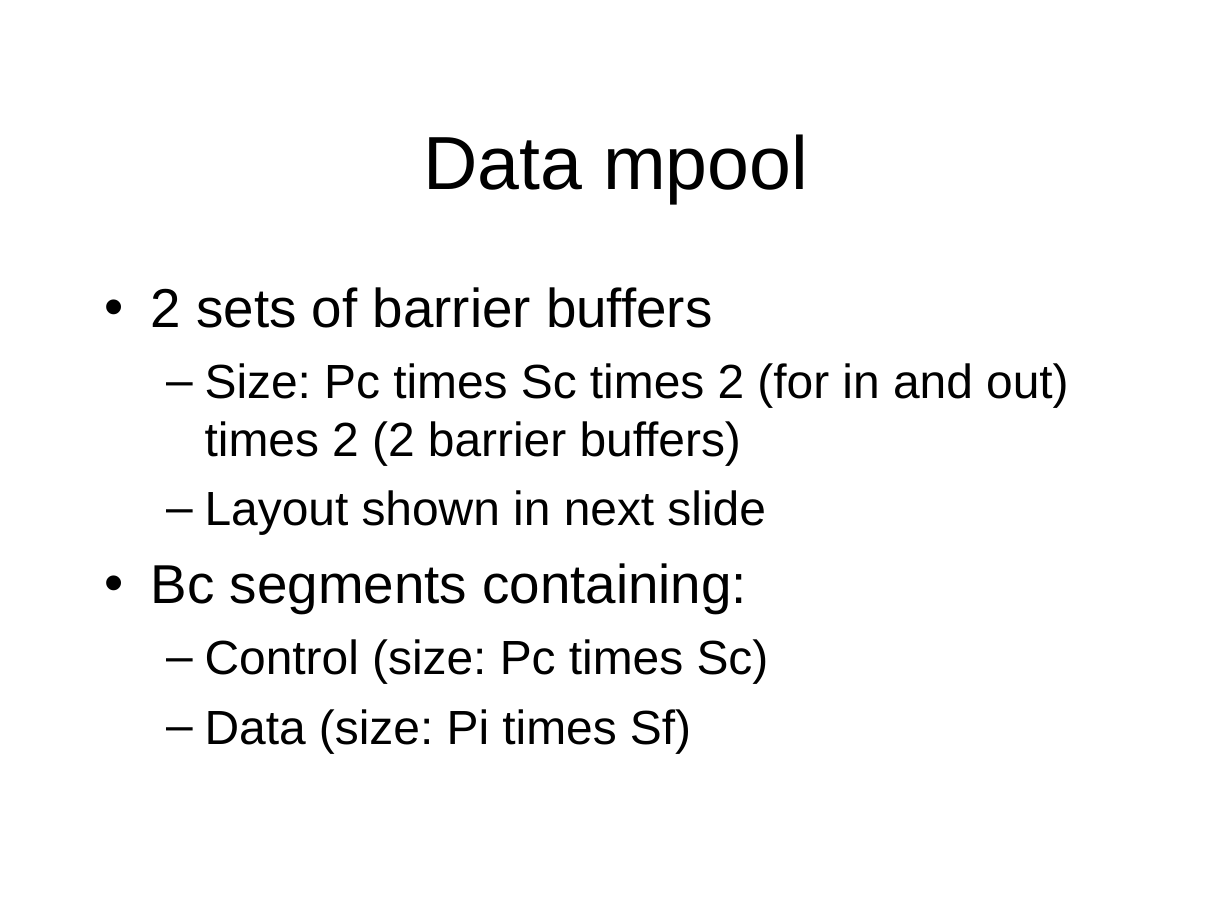
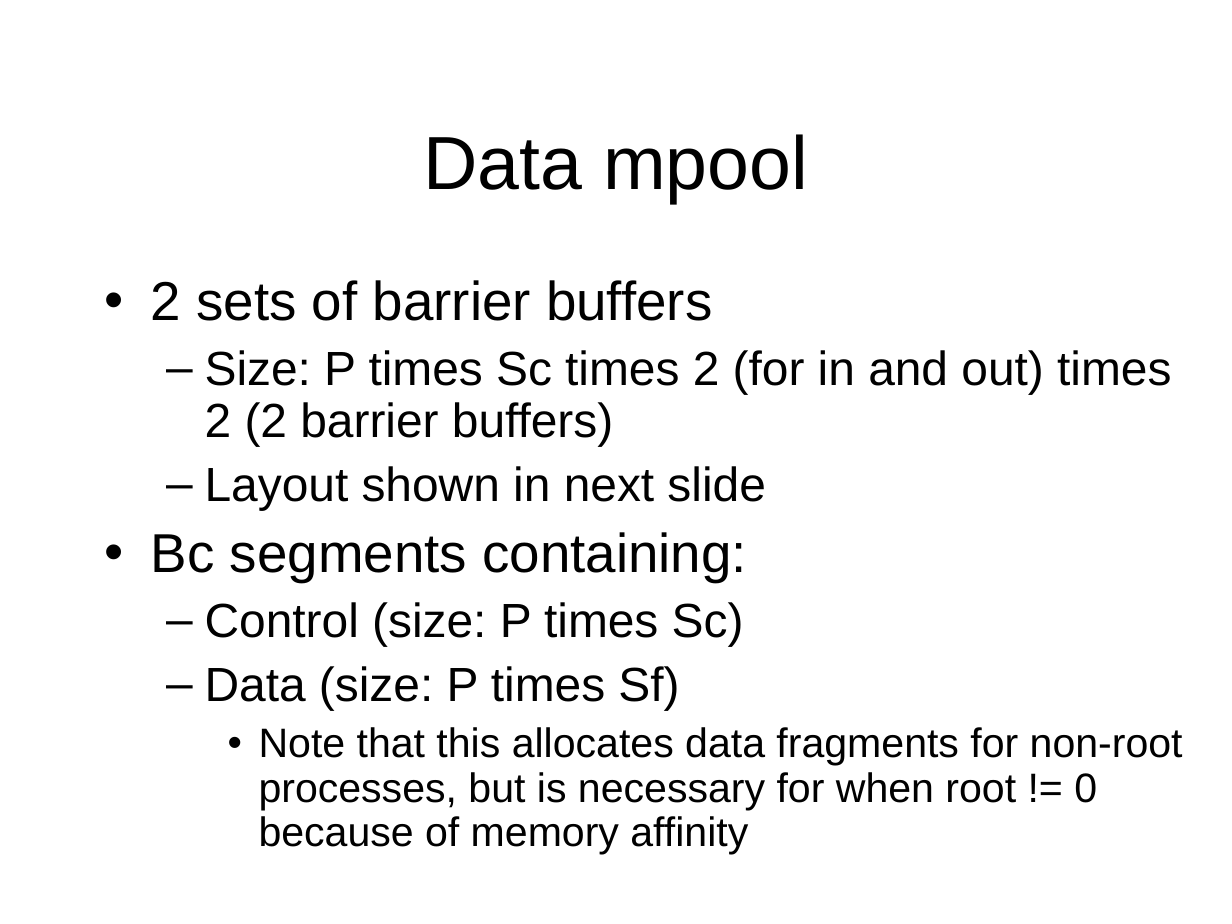
Before and after one commit to open-mpi/ompi, a slide deck: slide 7 of ompi/mca/coll/sm/memory-layout.ppt. Drawn at 1232x924 pixels with LibreOffice and Linux fonts; fonts in the diff are those of the drawing. Boxes give left, top, right and bottom in pixels: in the first picture for what was removed or moved away, otherwise in the second. Text is boxed around its words. In the diff, an @@ line names an element or a change of style, - is before the commit and + after.

```diff
--- a/ompi/mca/coll/sm/memory-layout.ppt
+++ b/ompi/mca/coll/sm/memory-layout.ppt
@@ text at (151, 280, 766, 582): line spacing 1 to 0.9 @@
@@ text at (205, 350, 1171, 446): text changed @@
-  – Size: Pc times Sc times 2 (for in and out) times 2 (2 barrier buffers)
+  – Size: P times Sc times 2 (for in and out) times 2 (2 barrier buffers)
@@ text at (205, 602, 1183, 854): text changed; size 28 to 24 pt @@
-  – Control (size: Pc times Sc)
-  – Data (size: Pi times Sf)
+  – Control (size: P times Sc)
+  – Data (size: P times Sf)
+    • Note that this allocates data fragments for non-root processes, but is necessary for when root != 0 because of memory affinity
```
Also in this commit, not shown: 4 other slides changed, 1 slide added.
